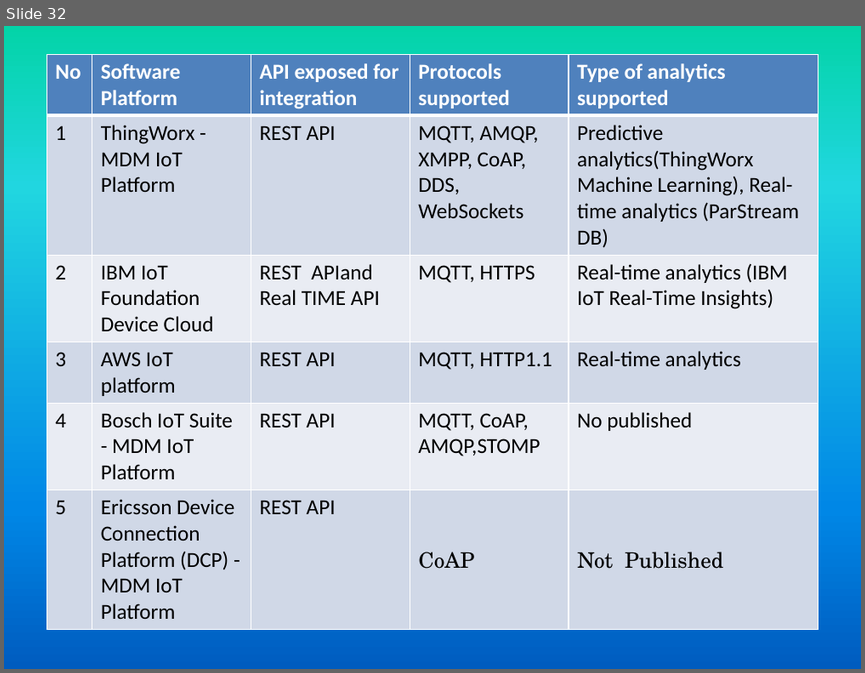
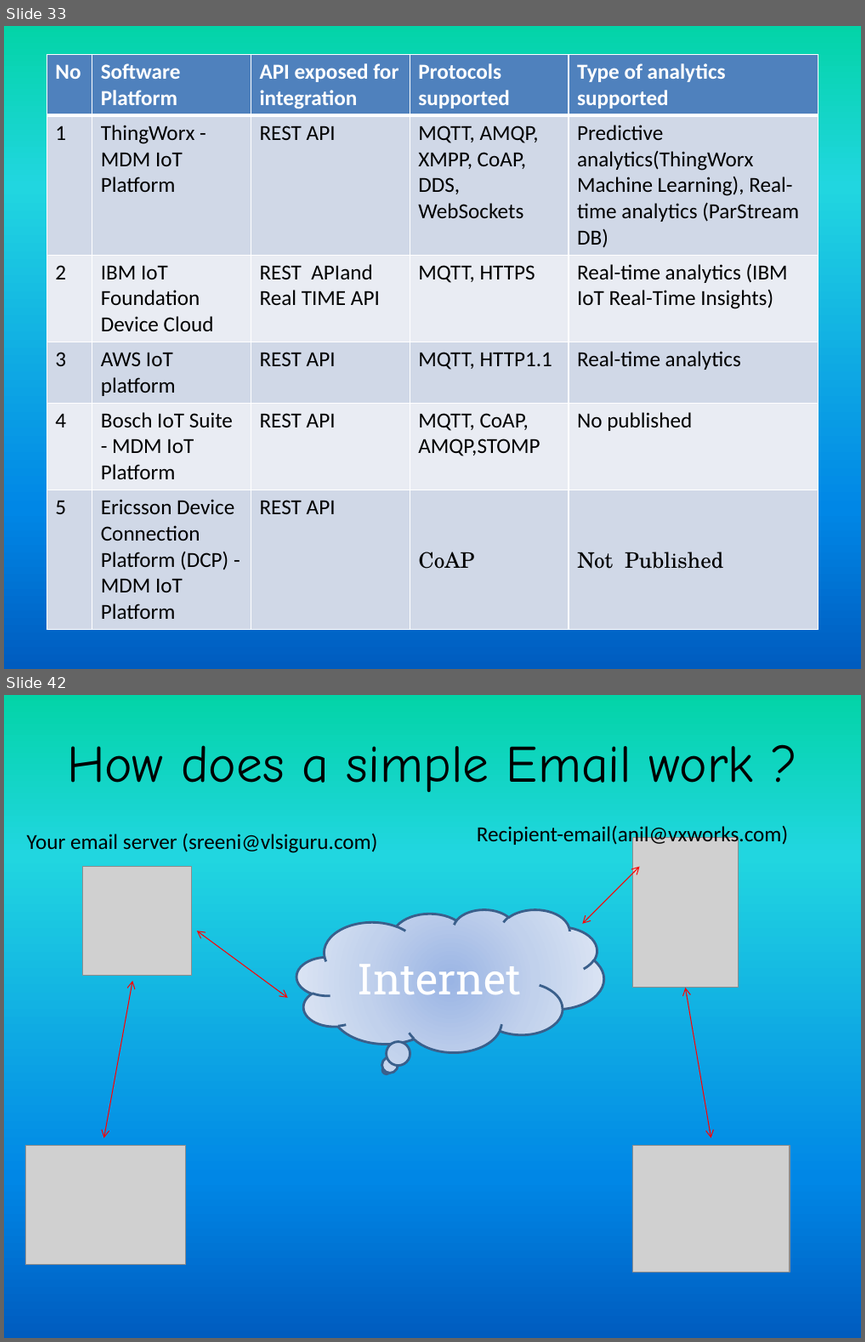
Before and after one commit to girishsukukumar/IOT, a slide deck: IO-1.pptx. Shown one above the other, each under a label of ours: slide 32 before the commit, slides 33 and 42 after it; the slides between them are not shown. The pictures are 865x673 and 865x1342 pixels, drawn with LibreOffice and Linux fonts; fonts in the diff are those of the drawing; grey boxes stand for pictures. Boxes give left, top, right and bottom in pixels: in the first picture for what was removed or moved away, otherwise in the second. Text is boxed around its words. In the diff, an @@ line names an element or a change of style, - is before the commit and + after.

```diff
--- a/IO-1.pptx
+++ b/IO-1.pptx
@@ slide 42 added at [4, 695, 861, 1338], background gradient #03D4A8 to #21D6E0 to #0087E6 to #005CBF @@
@@ title added at [67, 745, 754, 792], 44 pt, text #000000 @@
+How does a simple Email work ?
@@ text added at [27, 833, 377, 853], 18 pt, text #000000 @@
+Your email server (sreeni@vlsiguru.com)
@@ text added at [477, 826, 788, 847], 18 pt, text #000000 @@
+Recipient-email(anil@vxworks.com)
@@ picture added at [632, 838, 738, 988] @@
@@ picture added at [83, 867, 192, 975] @@
@@ double arrow added from (582, 924) to (640, 867), #FF0000 0.75 pt @@
@@ thought cloud added at [297, 909, 604, 1052], fill gradient #9AB5E4 to #C2D1ED to #E1E8F5, outline #3A5F8C 2 pt, 36 pt, text #FFFFFF @@
+Internet
@@ double arrow added from (197, 930) to (288, 998), #FF0000 0.75 pt @@
@@ double arrow added from (104, 1138) to (132, 981), #FF0000 0.75 pt @@
@@ double arrow added from (711, 1138) to (685, 987), #FF0000 0.75 pt @@
@@ picture added at [25, 1145, 186, 1264] @@
@@ picture added at [632, 1145, 789, 1271] @@
@@ what was slide 32 is now slide 33 @@
```
Also in this commit, not shown: 2 slides changed, 20 other slides added.
